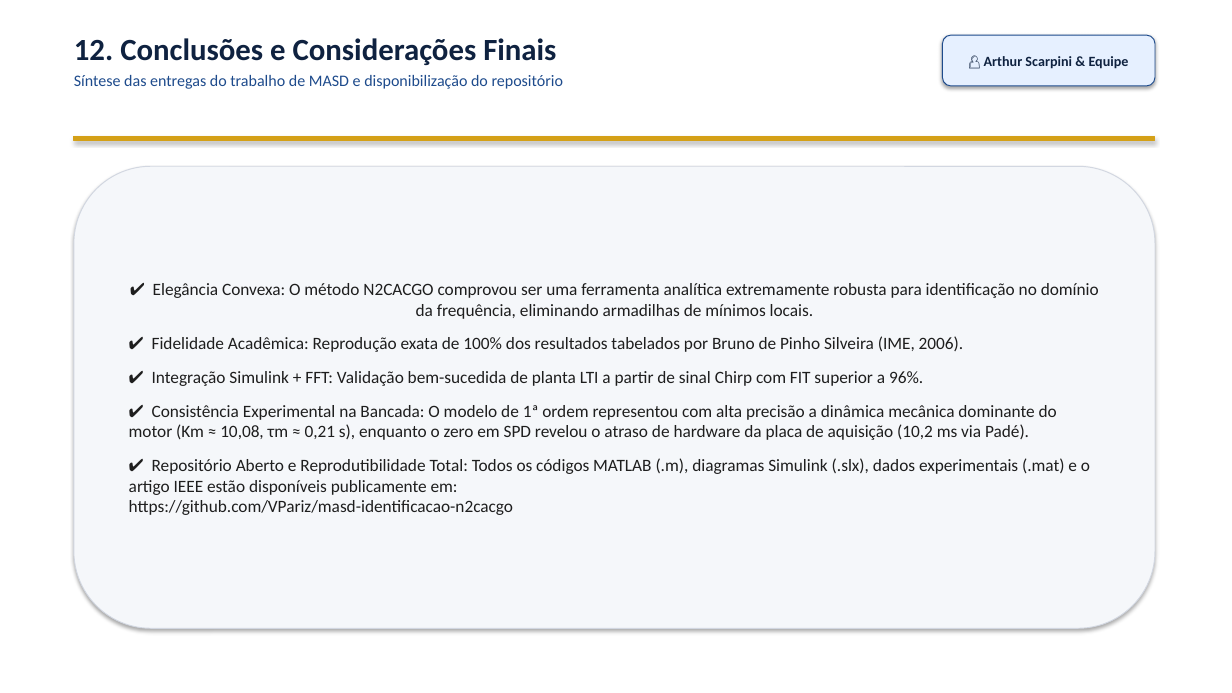
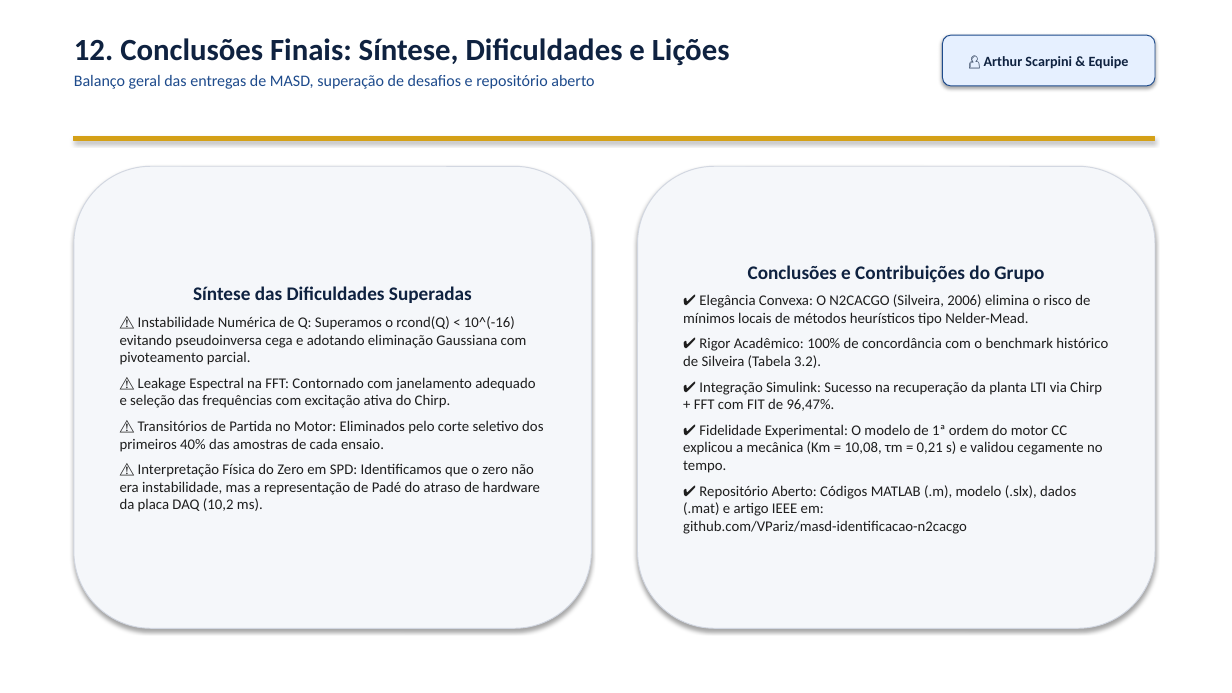
Before and after one commit to VPariz/masd-identificacao-n2cacgo, a slide deck: slide 13 of apresentacao/apresentacao_MASD_N2CACGO_IME.pptx. Drawn at 1232x693 pixels with LibreOffice and Linux fonts; fonts in the diff are those of the drawing. Boxes give left, top, right and bottom in pixels: in the first picture for what was removed or moved away, otherwise in the second. Text is boxed around its words. In the diff, an @@ line names an element or a change of style, - is before the commit and + after.

Commit message:
feat: integra conclusao com dificuldades superadas e licoes aprendidas no slide 13 do PowerPoint

```diff
--- a/apresentacao/apresentacao_MASD_N2CACGO_IME.pptx
+++ b/apresentacao/apresentacao_MASD_N2CACGO_IME.pptx
@@ text at box(74, 38, 730, 89): text changed @@
-12. Conclusões e Considerações Finais
-Síntese das entregas do trabalho de MASD e disponibilização do repositório
+12. Conclusões Finais: Síntese, Dificuldades e Lições
+Balanço geral das entregas de MASD, superação de desafios e repositório aberto
@@ rounded rectangle "Síntese das Dificuldades Superadas": place and size @@
-rounded rectangle "Síntese das Dificuldades Superadas" at box(74, 166, 1155, 628)
+rounded rectangle "Síntese das Dificuldades Superadas" at box(74, 166, 592, 628)
@@ rounded rectangle added at box(638, 166, 1155, 628), fill #F5F7FA, outline #D2D7E1 0.75 pt, 11.5 pt, text #1E1E1E @@
+Conclusões e Contribuições do Grupo
+✔ Elegância Convexa: O N2CACGO (Silveira, 2006) elimina o risco de mínimos locais de métodos heurísticos tipo Nelder-Mead.
+✔ Rigor Acadêmico: 100% de concordância com o benchmark histórico de Silveira (Tabela 3.2).
+✔ Integração Simulink: Sucesso na recuperação da planta LTI via Chirp + FFT com FIT de 96,47%.
+✔ Fidelidade Experimental: O modelo de 1ª ordem do motor CC explicou a mecânica (Km = 10,08, τm = 0,21 s) e validou cegamente no tempo.
+✔ Repositório Aberto: Códigos MATLAB (.m), modelo (.slx), dados (.mat) e artigo IEEE em:
+github.com/VPariz/masd-identificacao-n2cacgo
@@ text in rounded rectangle at box(120, 286, 543, 512): text changed; size 13.5 to 11.5 pt @@
-✔ Elegância Convexa: O método N2CACGO comprovou ser uma ferramenta analítica extremamente robusta para identificação no domínio da frequência, eliminando armadilhas de mínimos locais.
-✔ Fidelidade Acadêmica: Reprodução exata de 100% dos resultados tabelados por Bruno de Pinho Silveira (IME, 2006).
-✔ Integração Simulink + FFT: Validação bem-sucedida de planta LTI a partir de sinal Chirp com FIT superior a 96%.
-✔ Consistência Experimental na Bancada: O modelo de 1ª ordem representou com alta precisão a dinâmica mecânica dominante do motor (Km ≈ 10,08, τm ≈ 0,21 s), enquanto o zero em SPD revelou o atraso de hardware da placa de aquisição (10,2 ms via Padé).
-✔ Repositório Aberto e Reprodutibilidade Total: Todos os códigos MATLAB (.m), diagramas Simulink (.slx), dados experimentais (.mat) e o artigo IEEE estão disponíveis publicamente em:
-https://github.com/VPariz/masd-identificacao-n2cacgo
+Síntese das Dificuldades Superadas
+⚠️ Instabilidade Numérica de Q: Superamos o rcond(Q) < 10^(-16) evitando pseudoinversa cega e adotando eliminação Gaussiana com pivoteamento parcial.
+⚠️ Leakage Espectral na FFT: Contornado com janelamento adequado e seleção das frequências com excitação ativa do Chirp.
+⚠️ Transitórios de Partida no Motor: Eliminados pelo corte seletivo dos primeiros 40% das amostras de cada ensaio.
+⚠️ Interpretação Física do Zero em SPD: Identificamos que o zero não era instabilidade, mas a representação de Padé do atraso de hardware da placa DAQ (10,2 ms).
```
Also in this commit, not shown: 1 other file.
